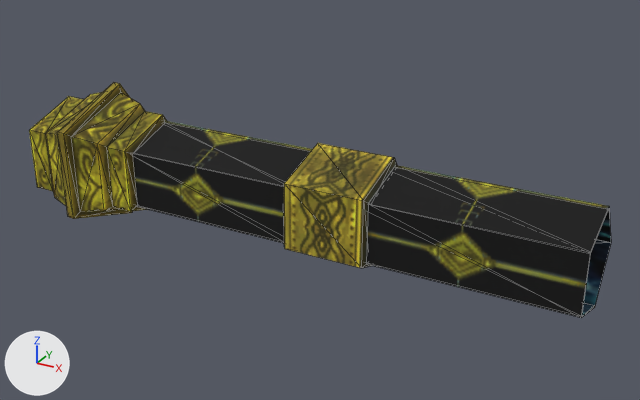
The OBJ model sceneobjs/huodong_fuben_249/huodong_fuben_249_shuiguan_01a.obj: old version first, new version second.
The view is the same before and after, from a 50 mm camera at (42.9, -81.1, 37.1) aimed at (1.5, -5.7, -0.6). The axes (+X, +Y, +Z) are drawn at lower left. The lights are the same throughout. Mesh edges are drawn as thin lines. Where no turn or scale is listed for an object, it has been applied to the vertices. Vertices at the same position are counted once.

The older version as bpy lines, for what is in view:
```python
me_huodong_fuben_249_shuiguan_01a = bpy.data.meshes.new('huodong_fuben_249_shuiguan_01a')
me_huodong_fuben_249_shuiguan_01a.from_pydata(...)  # 120 vertices, 180 faces; spans x -33.2..30.8, y -14.7..0.9, z -8.2..8.2
# faces by material slot: [160, 20]
me_huodong_fuben_249_shuiguan_01a.materials.append(mat_material_2)  # picture img_huodong_fuben_249_shuiguan_01a_png
me_huodong_fuben_249_shuiguan_01a.materials.append(mat_material_1)  # picture img_tx_huodong_fuben_249_14_png
ob_huodong_fuben_249_shuiguan_01a = bpy.data.objects.new('huodong_fuben_249_shuiguan_01a', me_huodong_fuben_249_shuiguan_01a)
ob_huodong_fuben_249_shuiguan_01a.location = (0.0, 0.0, 0.0)
```
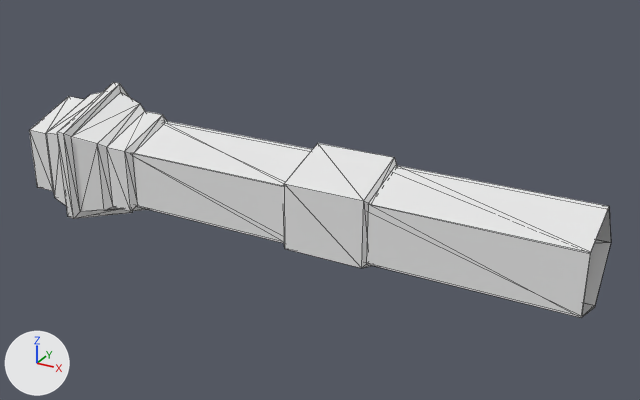
Changed parts and their boxes [x1, y1, x2, y2] in the pictures (640 x 400 px):
part 1 of me_huodong_fuben_249_shuiguan_01a, recoloured: [29, 82, 611, 318] in both
part 2 of me_huodong_fuben_249_shuiguan_01a, recoloured: [366, 209, 611, 316] in both

The change, as a diff of the scene's bpy script:
```diff
--- a/sceneobjs/huodong_fuben_249/huodong_fuben_249_shuiguan_01a.obj.py
+++ b/sceneobjs/huodong_fuben_249/huodong_fuben_249_shuiguan_01a.obj.py
@@ mat_material_2_1 @@
+mat_material_2_1 = principled_material('material_2')
+mat_material_2_1.base_color = (0.8, 0.8, 0.8)  # white #e7e7e7
+mat_material_2_1.roughness = 1.0
@@ mat_material_1_1 @@
+mat_material_1_1 = principled_material('material_1')
+mat_material_1_1.base_color = (0.8, 0.8, 0.8)  # white #e7e7e7
+mat_material_1_1.roughness = 1.0
@@ me_huodong_fuben_249_shuiguan_01a @@
 me_huodong_fuben_249_shuiguan_01a.from_pydata(...)  # 120 vertices, 180 faces; spans x -33.2..30.8, y -14.7..0.9, z -8.2..8.2
 # used by ob_huodong_fuben_249_shuiguan_01a; location = (0.0, 0.0, 0.0)
+# me_huodong_fuben_249_shuiguan_01a part 1: all 160 faces that had it switch from mat_material_2 (picture img_huodong_fuben_249_shuiguan_01a_png) to mat_material_2_1 (white #e7e7e7)
+# me_huodong_fuben_249_shuiguan_01a part 2: all 20 faces that had it switch from mat_material_1 (picture img_tx_huodong_fuben_249_14_png) to mat_material_1_1 (white #e7e7e7)
```
